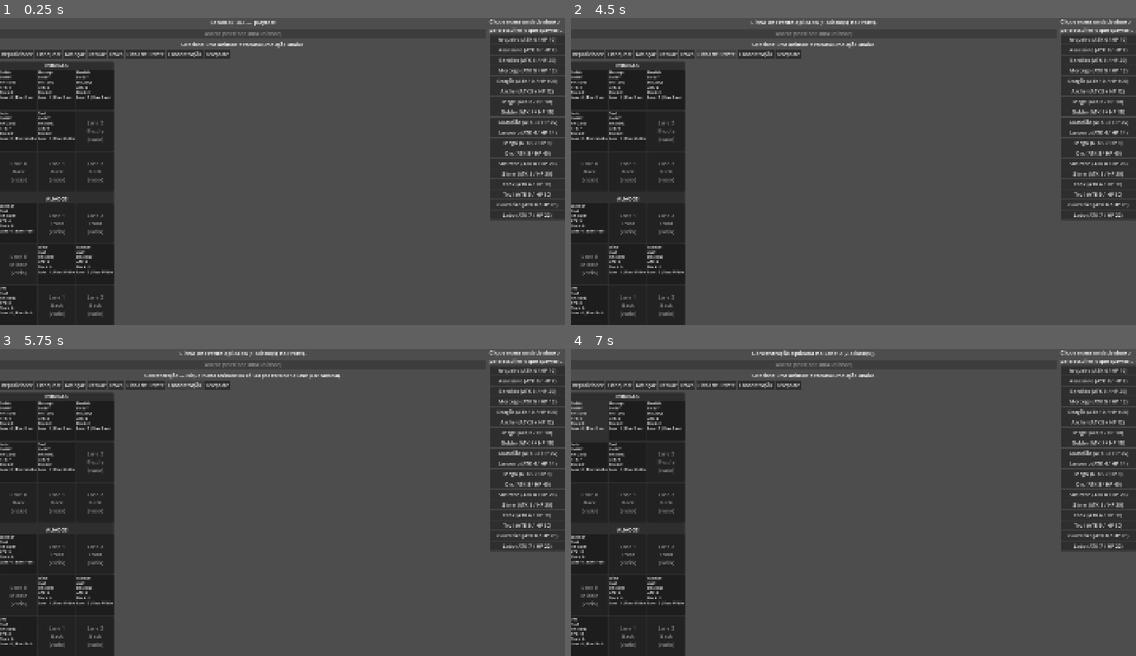
Above: before the commit, frames 1-4 (two rows, left to right).
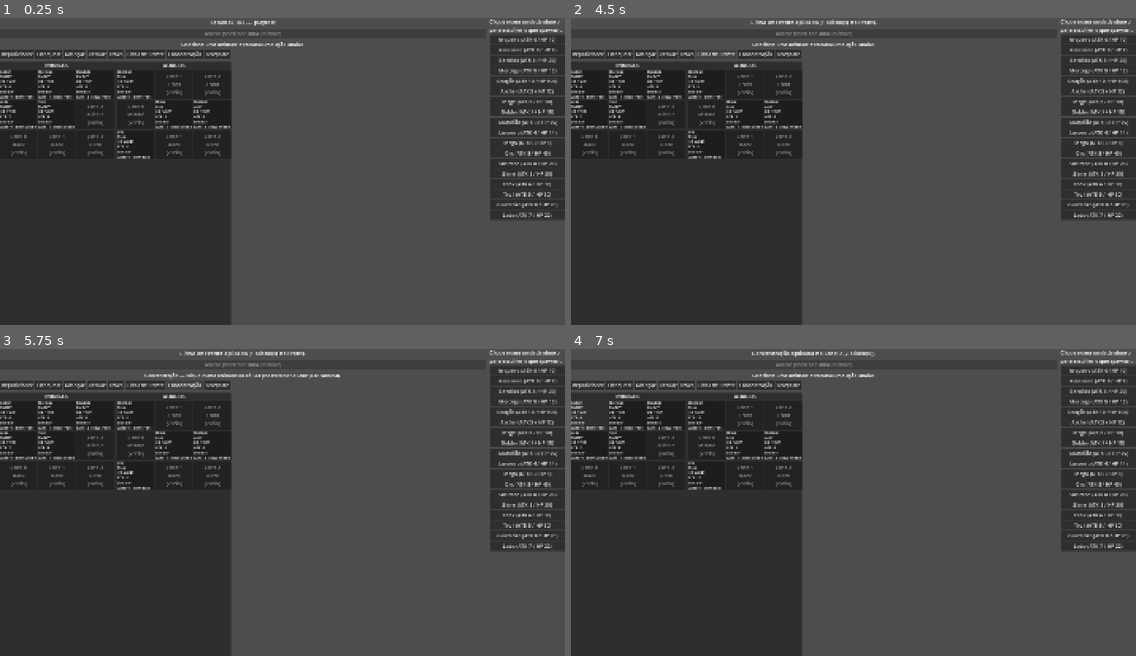
Above: after the commit, the same moments.

Repository: felippe-miguel/be-card
Game: Godot game, scene res://scenes/game.tscn
Two runs of this game, one before a commit and one after it. Both use one fixed random seed, a clock stepped at 60 frames per second and the inputs below.
Inputs:
- Up to frame 1 (0.25 s): no input
- Up to frame 2 (4.5 s): click "Reposicionar" at 0.5 s; click "Flanquear" at 1.25 s; click "Avançar" at 2 s; click "Recuar" at 2.75 s; click "Troca" at 3.5 s; click "Linha de Frente" at 4.25 s
- Up to frame 3 (5.75 s): click "Concentração" at 5 s
- Up to frame 4 (7 s): click "Teleporte" at 5.75 s; click "Lane 0 Front (vazio)" at 6.5 s

The runs differ from the first frame. In frame 1, 19% of the frame differs, in the area x 0-41%, y 14-100%; in frame 2, 19%; in frame 3, 19%; in frame 4, 19%.

Commit message:
fix(sandbox): tabuleiros lado a lado com altura compacta
INIMIGOS e ALIADOS ficam lado a lado (HBoxContainer) em vez de
empilhados, a pedido do playtest. Ajuste seguinte: os dois grids tinham
esticado para o dobro da altura (cada VBoxContainer/GridContainer
individualmente preenchia a altura toda do Layout, em vez de dividir
com o outro como antes) - size_flags_vertical dos containers envolvidos
volta a shrink (0) em vez de expand_fill (3), deixando o tabuleiro na
altura natural do conteudo.

Diff:
--- a/scenes/battle_floor.tscn
+++ b/scenes/battle_floor.tscn
@@ -7,36 +7,46 @@
 offset_bottom = 100.0
 script = ExtResource("1_fcfhn")
 
-[node name="Layout" type="VBoxContainer" parent="." unique_id=300222111]
+[node name="Layout" type="HBoxContainer" parent="." unique_id=300222111]
 layout_mode = 2
-size_flags_vertical = 3
+size_flags_vertical = 0
 theme_override_constants/separation = 4
 
-[node name="EnemyLabel" type="Label" parent="Layout" unique_id=300222222]
+[node name="EnemySection" type="VBoxContainer" parent="Layout" unique_id=300222200]
+layout_mode = 2
+size_flags_vertical = 0
+theme_override_constants/separation = 4
+
+[node name="EnemyLabel" type="Label" parent="Layout/EnemySection" unique_id=300222222]
 layout_mode = 2
 horizontal_alignment = 1
 text = "INIMIGOS"
 
-[node name="EnemyGrid" type="GridContainer" parent="Layout" unique_id=300222333]
+[node name="EnemyGrid" type="GridContainer" parent="Layout/EnemySection" unique_id=300222333]
 layout_mode = 2
 size_flags_horizontal = 0
-size_flags_vertical = 3
+size_flags_vertical = 0
 theme_override_constants/h_separation = 4
 theme_override_constants/v_separation = 4
 columns = 3
 
-[node name="HSeparator" type="HSeparator" parent="Layout" unique_id=300222444]
+[node name="VSeparator" type="VSeparator" parent="Layout" unique_id=300222444]
 layout_mode = 2
 
-[node name="AllyLabel" type="Label" parent="Layout" unique_id=300222555]
+[node name="AllySection" type="VBoxContainer" parent="Layout" unique_id=300222550]
+layout_mode = 2
+size_flags_vertical = 0
+theme_override_constants/separation = 4
+
+[node name="AllyLabel" type="Label" parent="Layout/AllySection" unique_id=300222555]
 layout_mode = 2
 horizontal_alignment = 1
 text = "ALIADOS"
 
-[node name="AllyGrid" type="GridContainer" parent="Layout" unique_id=300222666]
+[node name="AllyGrid" type="GridContainer" parent="Layout/AllySection" unique_id=300222666]
 layout_mode = 2
 size_flags_horizontal = 0
-size_flags_vertical = 3
+size_flags_vertical = 0
 theme_override_constants/h_separation = 4
 theme_override_constants/v_separation = 4
 columns = 3
--- a/scripts/battle_floor_view.gd
+++ b/scripts/battle_floor_view.gd
@@ -7,8 +7,8 @@
 ## zones), aqui uma célula sempre representa a mesma (lane, row) pelo
 ## resto da partida. Ocupar/esvaziar uma célula só troca o que está
 ## dentro dela (nada some visualmente, só o conteúdo muda).
-@onready var enemy_grid: GridContainer = $Layout/EnemyGrid
-@onready var ally_grid: GridContainer = $Layout/AllyGrid
+@onready var enemy_grid: GridContainer = $Layout/EnemySection/EnemyGrid
+@onready var ally_grid: GridContainer = $Layout/AllySection/AllyGrid
 
 const CELL_MIN_SIZE = Vector2(118, 92)
 const ROW_NAMES = ["Front", "Middle", "Back"]
